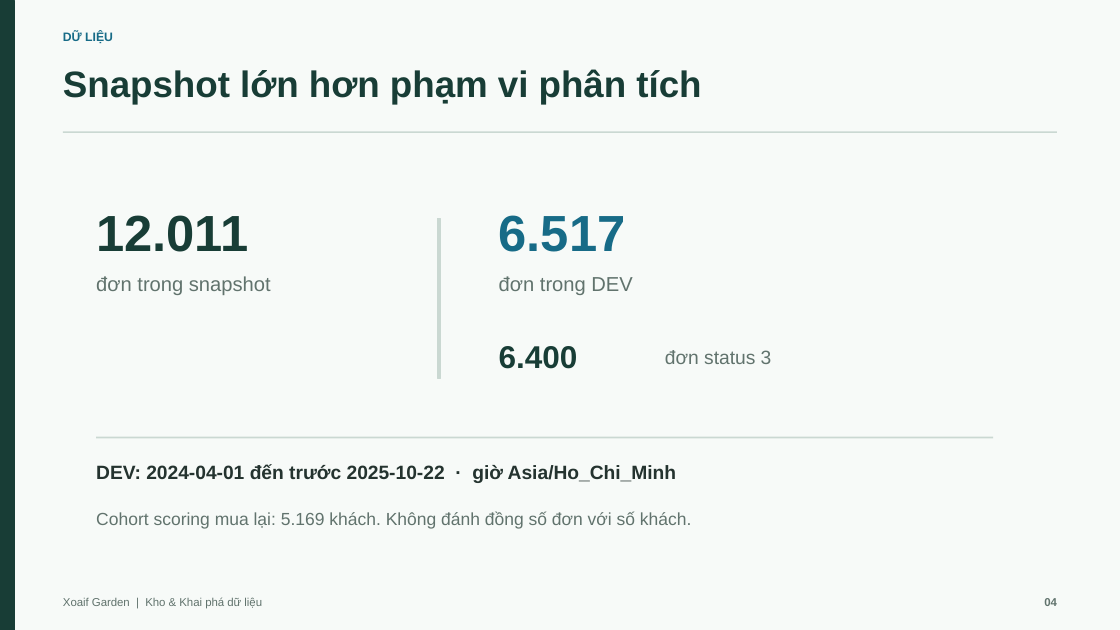
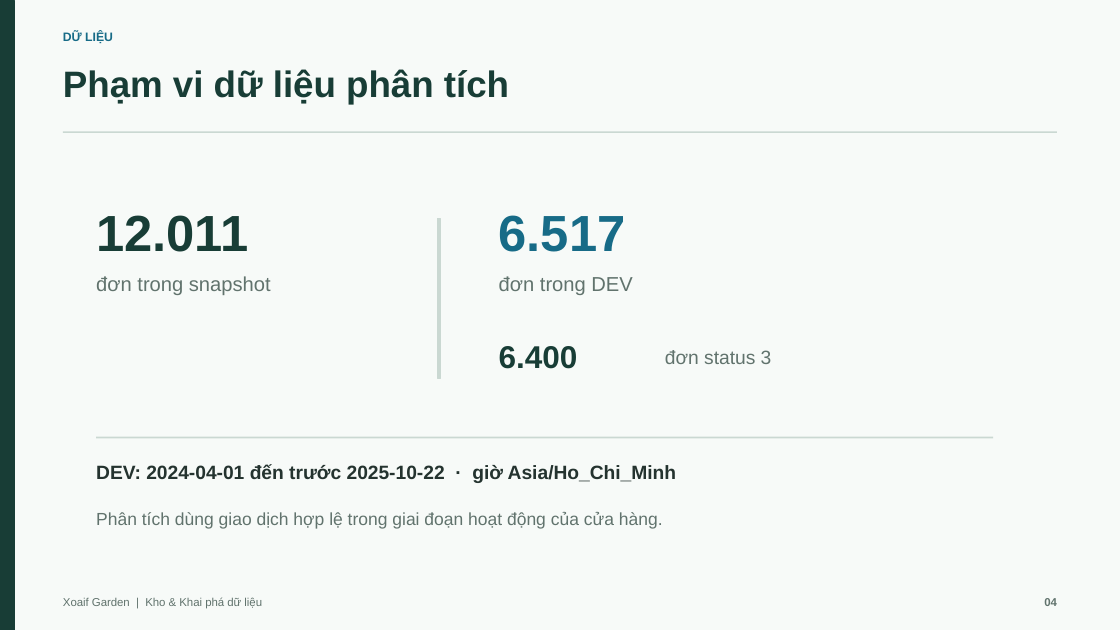
Before and after one commit to nguyenducanh03112005/Xoaif, a slide deck: slide 4 of slides/Xoaif_Final.pptx. Drawn at 1120x630 pixels with LibreOffice and Linux fonts; fonts in the diff are those of the drawing. Boxes give left, top, right and bottom in pixels: in the first picture for what was removed or moved away, otherwise in the second. Text is boxed around its words. In the diff, an @@ line names an element or a change of style, - is before the commit and + after.

```diff
--- a/slides/Xoaif_Final.pptx
+++ b/slides/Xoaif_Final.pptx
@@ text at (x1=63, y1=69, x2=509, y2=105): text changed @@
-Snapshot lớn hơn phạm vi phân tích
+Phạm vi dữ liệu phân tích
@@ text at (x1=96, y1=512, x2=663, y2=529): text changed @@
-Cohort scoring mua lại: 5.169 khách. Không đánh đồng số đơn với số khách.
+Phân tích dùng giao dịch hợp lệ trong giai đoạn hoạt động của cửa hàng.
```
Also in this commit, not shown: 12 other slides changed, 1 slide added, 1 slide removed, 7 other files.
